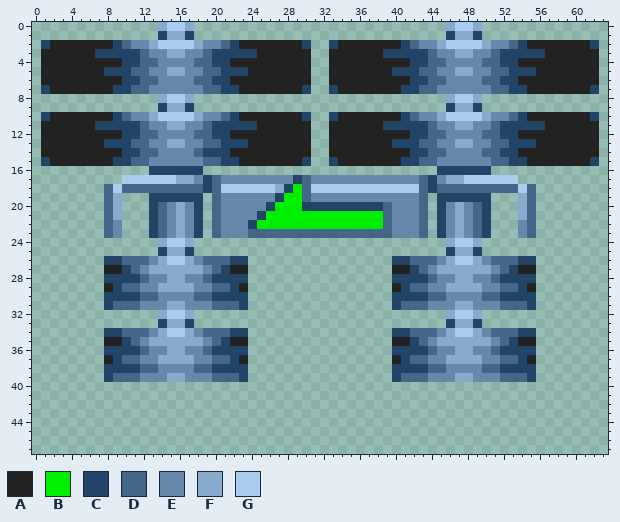
One commit to this pixel-art sprite: Graphics/Gimmicks/speed_booster.png. The picture above was drawn from the file before the commit.
The file is 64x48 pixels. Colours within 5 levels of each other are drawn and written as one.
Palette (. is transparent): A #222222  B #00ee00  C #224466  D #446688  E #6688aa  F #88aacc  G #aaccee
Pixels before, first column x 1:
 0 .............FGGF............................FGGF.............
 1 .............CFFC............................CFFC.............
 2 CAAAAAAACDEEFGGGGFEEDCAAAAAAAC..CAAAAAAACDEEFGGGGFEEDCAAAAAAAC
 3 AAAAAACCCCCDEEFFEEDCCCCCAAAAAA..AAAAAACCCCCDEEFFEEDCCCCCAAAAAA
 4 AAAAAAAAACCDDEEEEDDCCAAAAAAAAA..AAAAAAAAACCDDEEEEDDCCAAAAAAAAA
 5 AAAAAAACCCDDEEFFEEDDCCCAAAAAAA..AAAAAAACCCDDEEFFEEDDCCCAAAAAAA
 6 AAAAAAAAACCDDEEEEDDCCAAAAAAAAA..AAAAAAAAACCDDEEEEDDCCAAAAAAAAA
 7 CAAAAAAACCDDEEEEEEDDCCAAAAAAAC..CAAAAAAACCDDEEEEEEDDCCAAAAAAAC
 8 .............FGGF............................FGGF.............
 9 .............CFFC............................CFFC.............
10 CAAAAAAACDEEFGGGGFEEDCAAAAAAAC..CAAAAAAACDEEFGGGGFEEDCAAAAAAAC
11 AAAAAACCCCCDEEFFEEDCCCCCAAAAAA..AAAAAACCCCCDEEFFEEDCCCCCAAAAAA
12 AAAAAAAAACCDDEEEEDDCCAAAAAAAAA..AAAAAAAAACCDDEEEEDDCCAAAAAAAAA
13 AAAAAAACCCDDEEFFEEDDCCCAAAAAAA..AAAAAAACCCDDEEFFEEDDCCCAAAAAAA
14 AAAAAAAAACCDDEEEEDCCCAAAAAAAAA..AAAAAAAAACCDDEEEEDDCCAAAAAAAAA
15 CAAAAAAACCDDEEEEEEDDCCAAAAAAAC..CAAAAAAACCDDEEEEEEDDCCAAAAAAAC
16 ............CCCCCC..........................CCCCCC............
17 .........GGGGGGFFECDEEEEEEEECDEEEEEEEEEEEEDCEFFGGGGGG.........
18 .......DGDDDDDDDDDCDGGGGGGFCBDGGGGGGGGGGGGDCDDDDDDDDDGD.......
19 .......DF...CCCCCC.DEEEEEECBBDEEEEEEEEEEEED.CCCCCC...FD.......
20 .......DF...CDEFEC.DEEEEECBBBCCCCCCCCCDEEED.CEFEDC...FD.......
21 .......DF...CDEFEC.DEEEECBBBBBBBBBBBBBDEEED.CEFEDC...FD.......
22 .......DE...CDEFEC.DEEECBBBBBBBBBBBBBBDEEED.CEFEDC...ED.......
23 .......DE...CDEFEC.DEEEDDDDDDDDDDDDDDDDEEED.CEFEDC...ED.......
24 .............FGGF............................FGGF.............
25 .............CFFC............................CFFC.............
26 .......CCDDDEFGGFEDDDCC................CCDDDEFGGFEDDDCC.......
27 .......AACDEFFFFFFEDCAA................AACDEFFFFFFEDCAA.......
28 .......CCCCDEEFFEEDCCCC................CCCCDEEFFEEDCCCC.......
29 .......ACDDEEFFFFEEDDCA................ACDDEEFFFFEEDDCA.......
30 .......CCCCDDEEEEDDCCCC................CCCCDDEEEEDDCCCC.......
31 .......CDDDEEEFFEEEDDDC................CDDDEEEFFEEEDDDC.......
32 .............FGGF............................FGGF.............
33 .............CFFC............................CFFC.............
34 .......CCDDDEFGGFEDDDCC................CCDDDEFGGFEDDDCC.......
35 .......AACDEFFFFFFEDCAA................AACDEFFFFFFEDCAA.......
36 .......CCCCDEEFFEEDCCCC................CCCCDEEFFEEDCCCC.......
37 .......ACDDEEFFFFEEDDCA................ACDDEEFFFFEEDDCA.......
38 .......CCCCDDEEEEDDCCCC................CCCCDDEEEEDDCCCC.......
39 .......CDDDEEEFFEEEDDDC................CDDDEEEFFEEEDDDC.......
The same view after the edit:
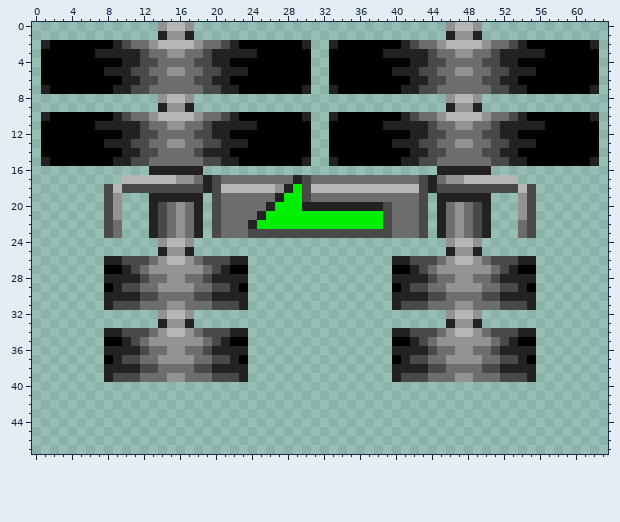
Edits made:
Colour A changes from #222222 to #000000.
Colour C changes from #224466 to #222222.
Colour D changes from #446688 to #494949.
Colour E changes from #6688aa to #6d6d6d.
Colour F changes from #88aacc to #929292.
Colour G changes from #aaccee to #b6b6b6.
Pixel boxes of the changes (left, top, right, bottom) in both pictures:
changed: (41, 22, 599, 382)
